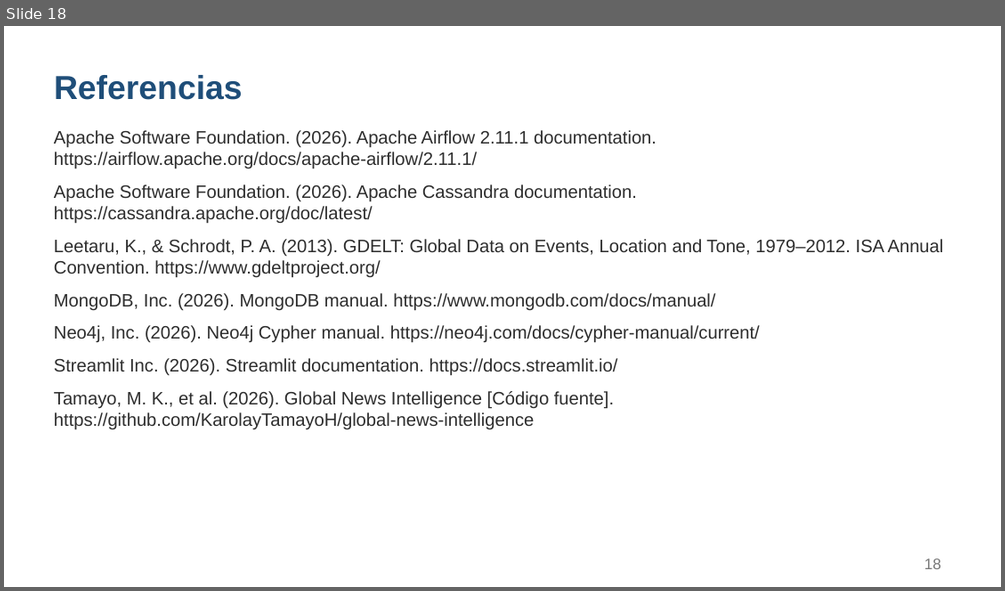
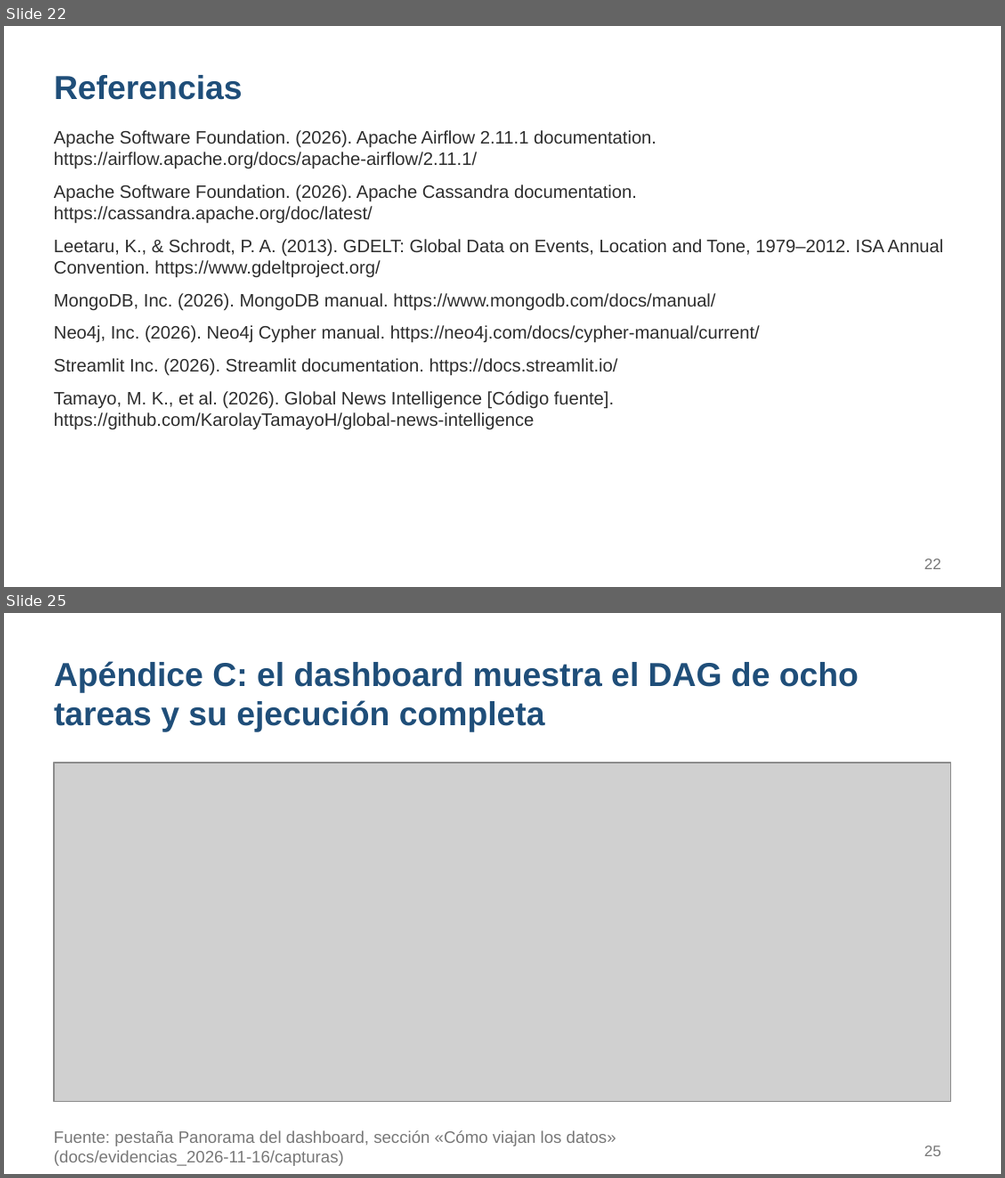
Before and after one commit to KarolayTamayoH/global-news-intelligence, a slide deck: docs/presentacion/global_news_intelligence.pptx. Shown one above the other, each under a label of ours: slide 18 before the commit, slides 22 and 25 after it; the slides between them are not shown. The pictures are 1005x591 and 1005x1178 pixels, drawn with LibreOffice and Linux fonts; fonts in the diff are those of the drawing; grey boxes stand for pictures. Boxes give left, top, right and bottom in pixels: in the first picture for what was removed or moved away, otherwise in the second. Text is boxed around its words. In the diff, an @@ line names an element or a change of style, - is before the commit and + after.

```diff
--- a/docs/presentacion/global_news_intelligence.pptx
+++ b/docs/presentacion/global_news_intelligence.pptx
@@ slide 25 added at (4, 613, 1001, 1174), background #FFFFFF @@
@@ title added at (54, 661, 858, 732), 24 pt, text #1F4E79, bold @@
+Apéndice C: el dashboard muestra el DAG de ocho tareas y su ejecución completa
@@ picture added at (54, 763, 951, 1102) @@
@@ text added at (54, 1130, 616, 1166), 12 pt, text #777777 @@
+Fuente: pestaña Panorama del dashboard, sección «Cómo viajan los datos» (docs/evidencias_2026-11-16/capturas)
@@ page number added at (924, 1145, 941, 1156), 11 pt, text #777777 @@
+25
@@ what was slide 18 is now slide 22 @@
@@ page number at (924, 558, 941, 569): text changed @@
-18
+22
```
Also in this commit, not shown: 10 slides changed, 5 other slides added, 1 slide removed, 3 other files.
